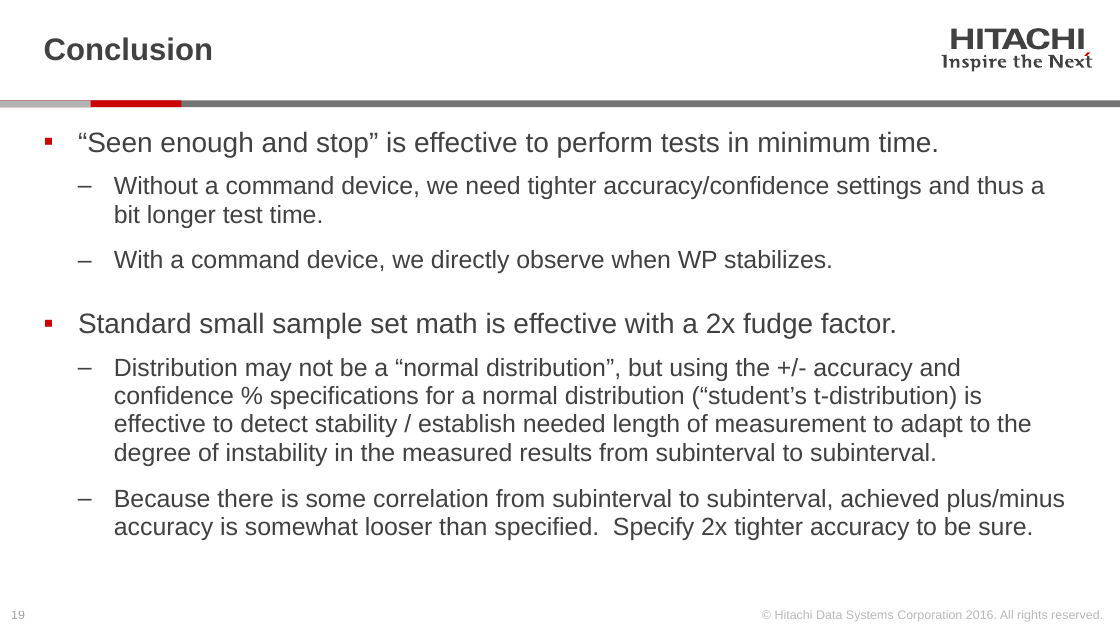
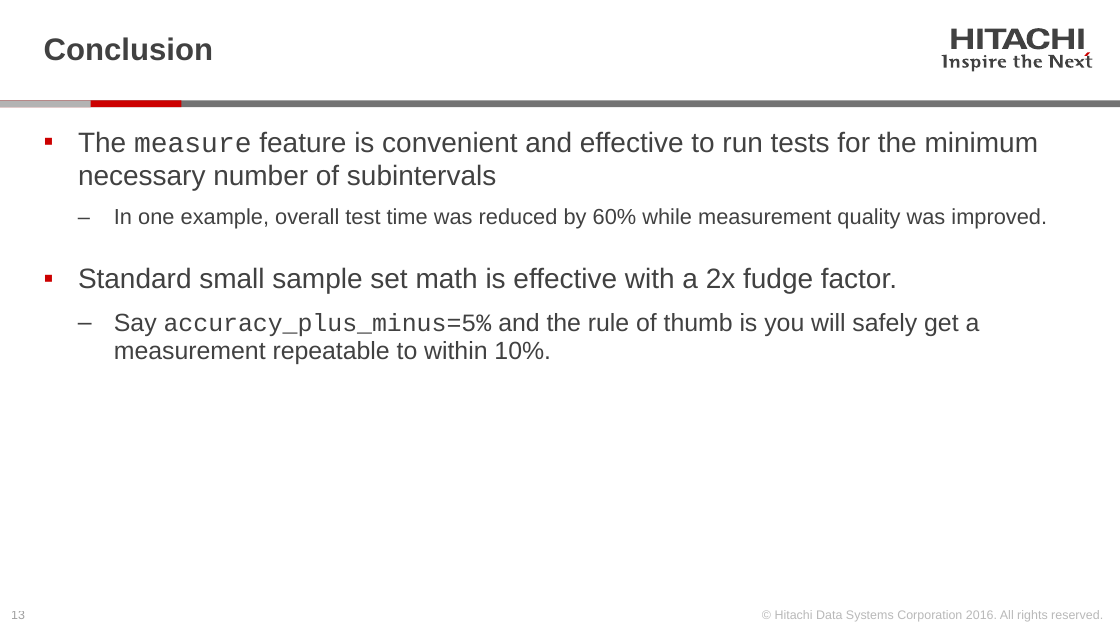
Before and after one commit to Hitachi-Data-Systems/ivy, a slide deck: slide 13 of doc/02.Testing in minimum time with ivy.pptx (slide 19 before the commit). Drawn at 1120x630 pixels with LibreOffice and Linux fonts; fonts in the diff are those of the drawing. Boxes give left, top, right and bottom in pixels: in the first picture for what was removed or moved away, otherwise in the second. Text is boxed around its words. In the diff, an @@ line names an element or a change of style, - is before the commit and + after.

```diff
--- a/doc/02.Testing in minimum time with ivy.pptx
+++ b/doc/02.Testing in minimum time with ivy.pptx
@@ text at [78,131,1047,229]: text changed; size 16 to 18 pt @@
-▪ “Seen enough and stop” is effective to perform tests in minimum time.
-  ‒ Without a command device, we need tighter accuracy/confidence settings and thus a bit longer test time.
-  ‒ With a command device, we directly observe when WP stabilizes.
+▪ The measure feature is convenient and effective to run tests for the minimum necessary number of subintervals
+  ‒ In one example, overall test time was reduced by 60% while measurement quality was improved.
@@ text at [114,313,980,364]: text changed @@
-  ‒ Distribution may not be a “normal distribution”, but using the +/- accuracy and confidence % specifications for a normal distribution (“student’s t-distribution) is effective to detect stability / establish needed length of measurement to adapt to the degree of instability in the measured results from subinterval to subinterval.
-  ‒ Because there is some correlation from subinterval to subinterval, achieved plus/minus accuracy is somewhat looser than specified. Specify 2x tighter accuracy to be sure.
+  ‒ Say accuracy_plus_minus=5% and the rule of thumb is you will safely get a measurement repeatable to within 10%.
```
Also in this commit, not shown: 8 other slides changed, 4 slides added, 10 slides removed, 3 other files.
